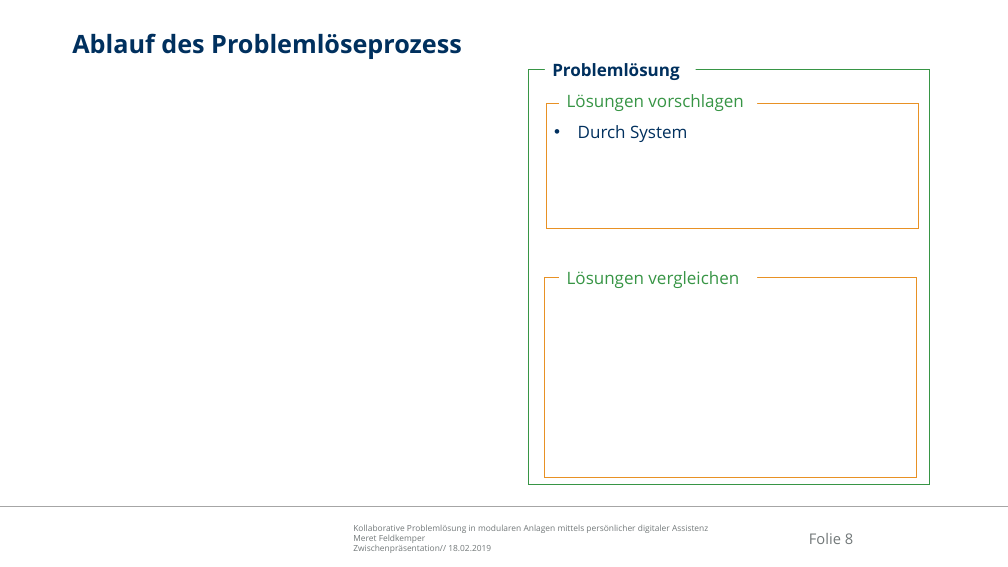
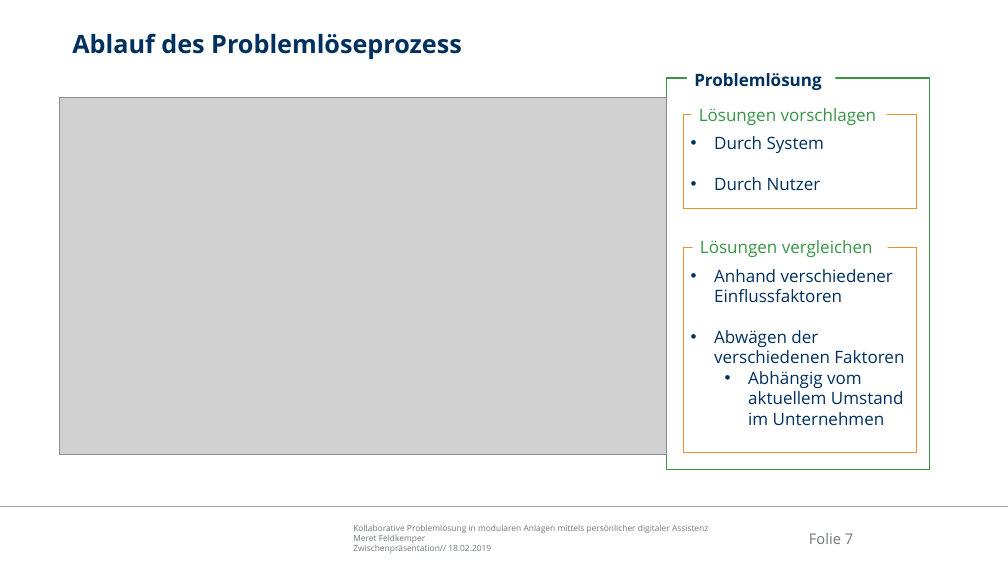
Before and after one commit to Ral3007/Diplomarbeit, a slide deck: slide 7 of Dokumente/Präsentationen/2019-02-18_DA_Feldkemper_Zwischenpräsentation.pptx (slide 8 before the commit). Drawn at 1008x567 pixels with LibreOffice and Linux fonts; fonts in the diff are those of the drawing; grey boxes stand for pictures; background and template pictures are left out. Boxes give left, top, right and bottom in pixels: in the first picture for what was removed or moved away, otherwise in the second. Text is boxed around its words. In the diff, an @@ line names an element or a change of style, - is before the commit and + after.

```diff
--- a/Dokumente/Präsentationen/2019-02-18_DA_Feldkemper_Zwischenpräsentation.pptx
+++ b/Dokumente/Präsentationen/2019-02-18_DA_Feldkemper_Zwischenpräsentation.pptx
@@ rectangle: place and size @@
-rectangle at <box>529,70,929,485</box>
+rectangle at <box>667,78,930,470</box>
@@ text "Problemlösung": place and size @@
-text "Problemlösung" at <box>552,63,679,80</box>
+text "Problemlösung" at <box>694,73,821,90</box>
@@ picture added at <box>60,98,667,455</box> @@
@@ rectangle "Durch System": place and size @@
-rectangle "Durch System" at <box>547,103,919,228</box>
+rectangle "Durch System" at <box>684,115,917,209</box>
@@ text "Lösungen vorschlagen": place and size @@
-text "Lösungen vorschlagen" at <box>567,94,743,111</box>
+text "Lösungen vorschlagen" at <box>699,108,876,125</box>
@@ text in rectangle at <box>714,177,821,190</box>: paragraph added @@
+• Durch Nutzer
@@ text "Lösungen vergleichen": place and size @@
-text "Lösungen vergleichen" at <box>567,271,739,288</box>
+text "Lösungen vergleichen" at <box>700,240,873,257</box>
@@ rectangle "Anhand verschiedener Einflussfaktoren": place and size @@
-rectangle "Anhand verschiedener Einflussfaktoren" at <box>545,278,917,478</box>
+rectangle "Anhand verschiedener Einflussfaktoren" at <box>684,247,917,452</box>
@@ text in rectangle at <box>714,269,904,425</box>: text added @@
+• Anhand verschiedener Einflussfaktoren
+• Abwägen der verschiedenen Faktoren
+  • Abhängig vom aktuellem Umstand im Unternehmen
@@ page number at <box>809,533,853,544</box>: text changed @@
-Folie 8
+Folie 7
```
Also in this commit, not shown: 3 other slides changed, 2 slides added, 2 slides removed, 22 other files.
